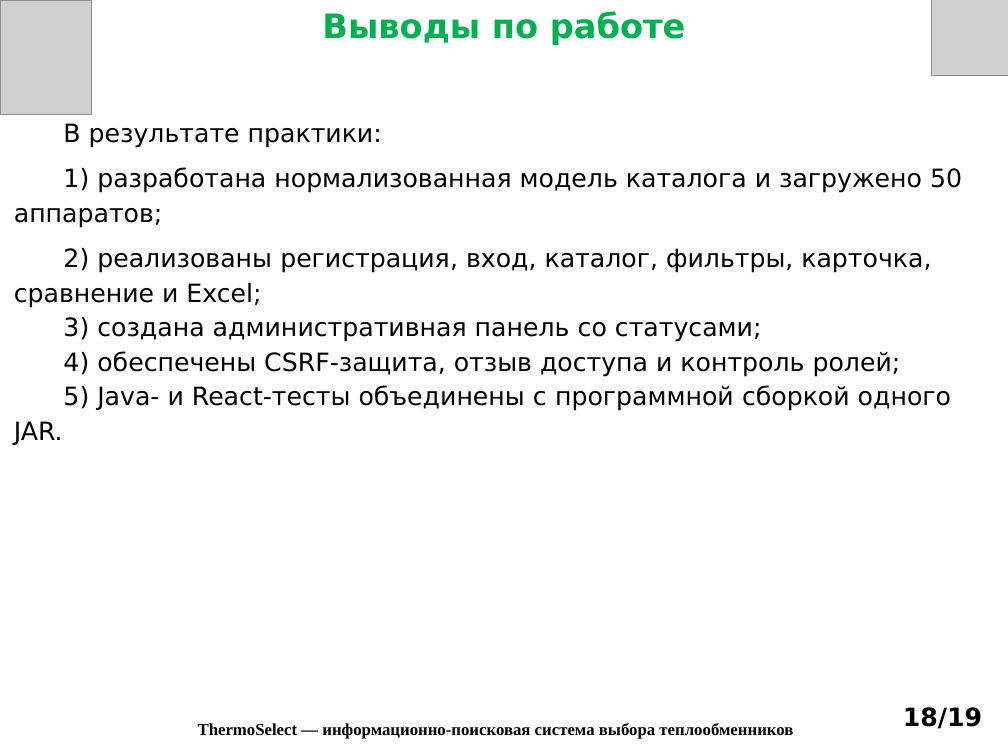
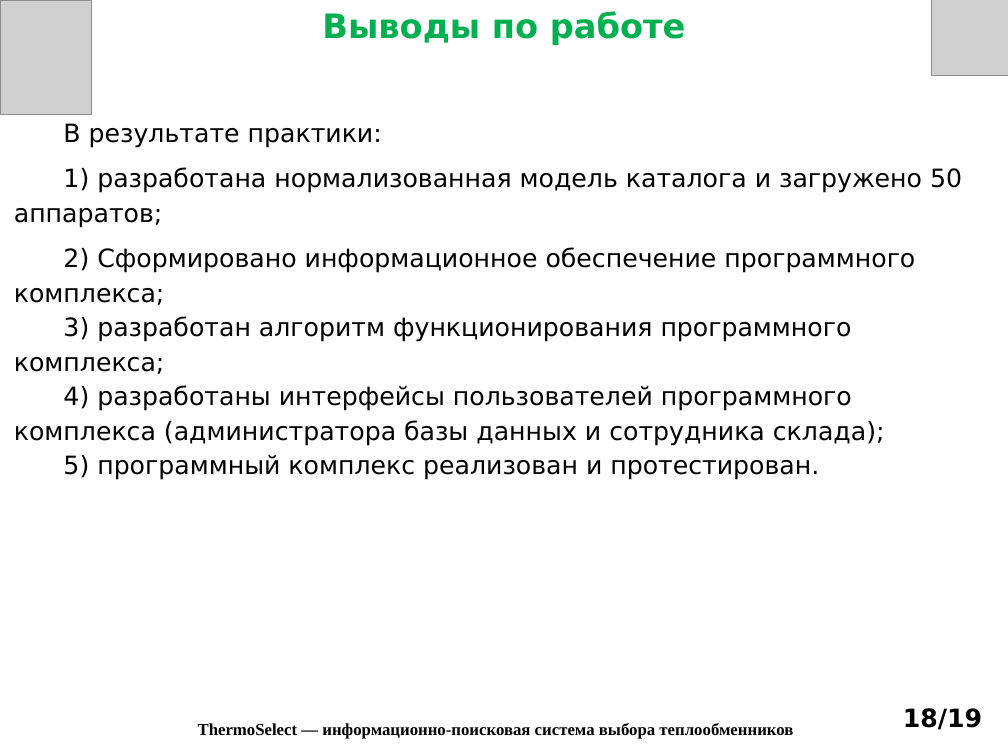
Before and after one commit to Bruh9797/Practice, a slide deck: slide 18 of Презентация_к_защите_ThermoSelect.pptx. Drawn at 1008x756 pixels with LibreOffice and Linux fonts; fonts in the diff are those of the drawing; grey boxes stand for pictures. Boxes give left, top, right and bottom in pixels: in the first picture for what was removed or moved away, otherwise in the second. Text is boxed around its words. In the diff, an @@ line names an element or a change of style, - is before the commit and + after.

```diff
--- a/Презентация_к_защите_ThermoSelect.pptx
+++ b/Презентация_к_защите_ThermoSelect.pptx
@@ text at (14,247,915,480): text changed @@
-2) реализованы регистрация, вход, каталог, фильтры, карточка, сравнение и Excel;
-3) создана административная панель со статусами;
-4) обеспечены CSRF-защита, отзыв доступа и контроль ролей;
-5) Java- и React-тесты объединены с программной сборкой одного JAR.
+2) Сформировано информационное обеспечение программного комплекса;
+3) разработан алгоритм функционирования программного комплекса;
+4) разработаны интерфейсы пользователей программного комплекса (администратора базы данных и сотрудника склада);
+5) программный комплекс реализован и протестирован.
```
Also in this commit, not shown: 16 other slides changed.
